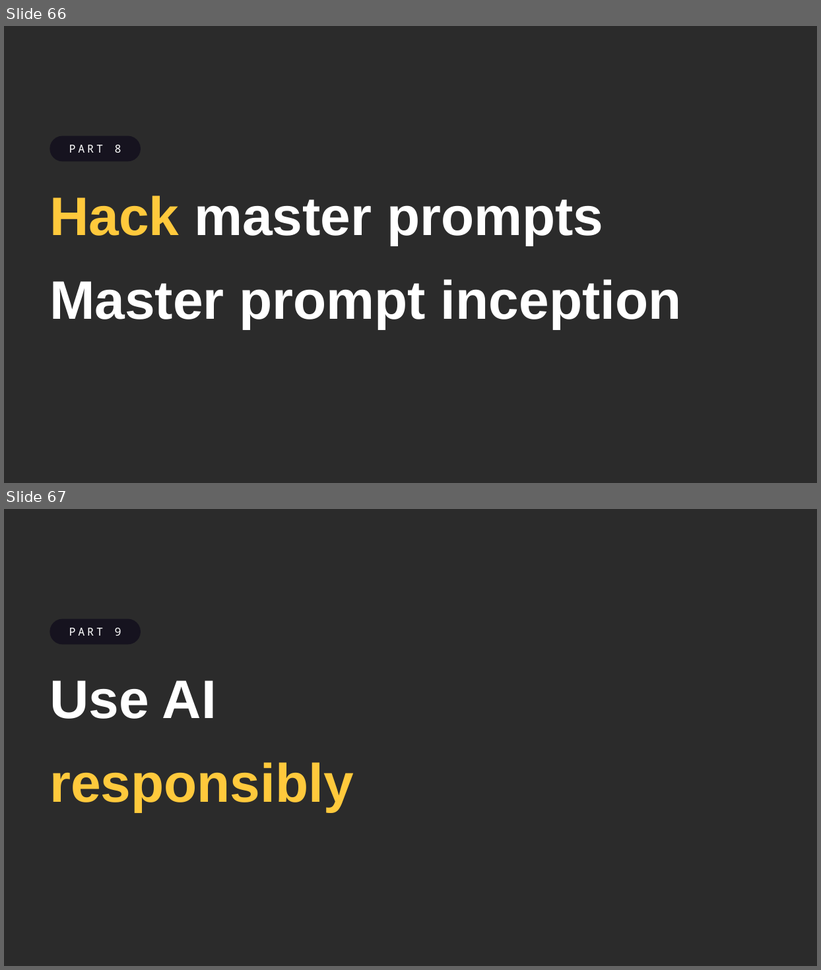
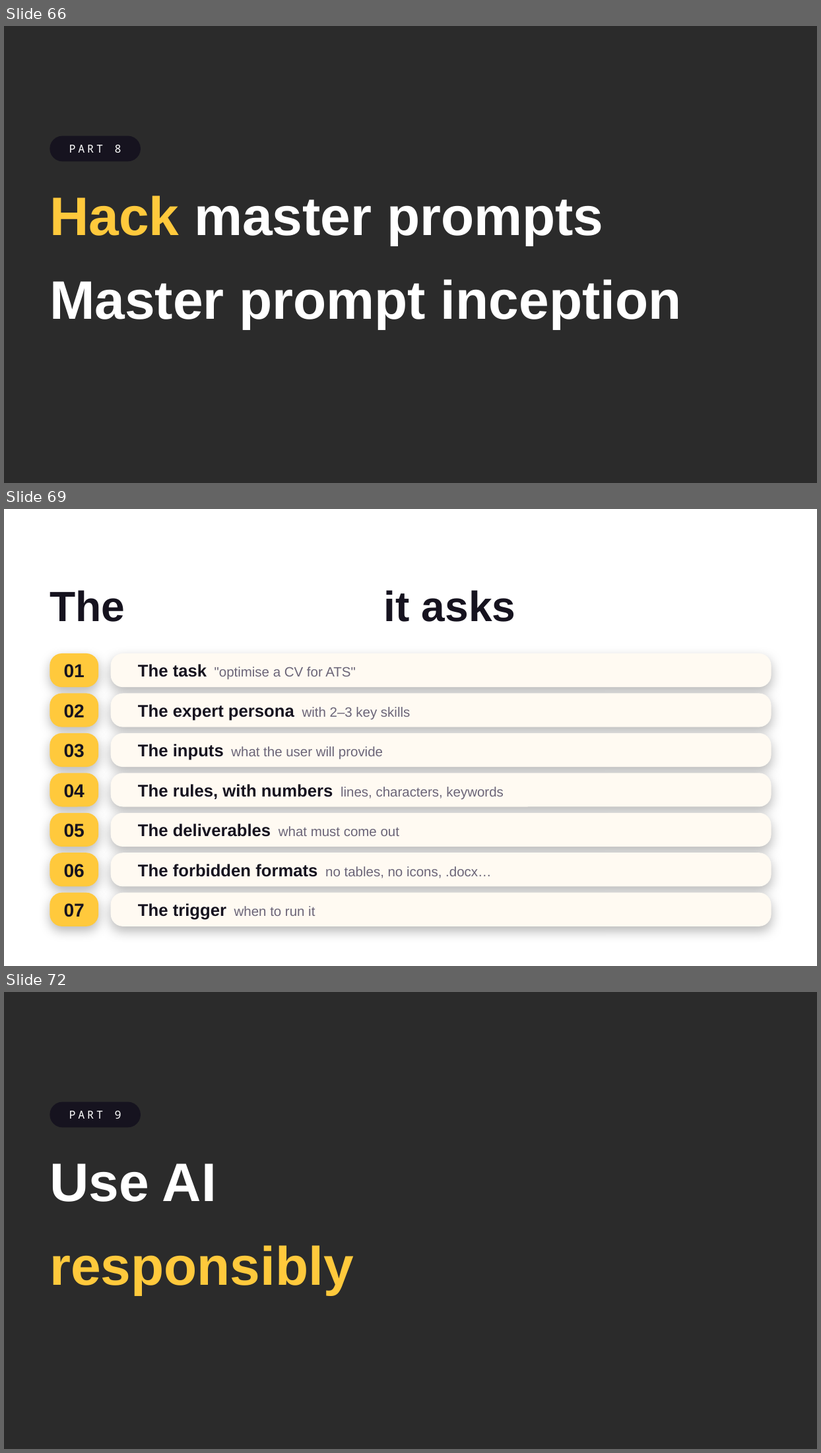
Before and after one commit to ffouladgar-ux/motion-graphics, a slide deck: courses/uca-ai/day2/UCA_AI_Day2.pptx. Shown one above the other, each under a label of ours: slides 66 and 67 before the commit, slides 66, 69 and 72 after it; the slides between them are not shown. The pictures are 821x970 and 821x1453 pixels, drawn with LibreOffice and Linux fonts; fonts in the diff are those of the drawing; background and template pictures are left out; a plain dark background stands for a picture behind light text. Boxes give left, top, right and bottom in pixels: in the first picture for what was removed or moved away, otherwise in the second. Text is boxed around its words. In the diff, an @@ line names an element or a change of style, - is before the commit and + after.

```diff
--- a/courses/uca-ai/day2/UCA_AI_Day2.pptx
+++ b/courses/uca-ai/day2/UCA_AI_Day2.pptx
@@ slide 69 added at <box>4,509,817,966</box>, background picture (left out) @@
@@ title added at <box>50,590,516,622</box>, 50 pt, text #FFFFFF, bold @@
+The 7 questions it asks
@@ rounded rectangle added at <box>50,654,98,687</box>, fill #FFC93C, 22 pt, text #16131F, bold @@
+01
@@ rounded rectangle added at <box>111,654,772,687</box>, fill #FFFAF2, 16 pt, text #6B6578 @@
+The task "optimise a CV for ATS"
@@ rounded rectangle added at <box>50,693,98,727</box>, fill #FFC93C, 22 pt, text #16131F, bold @@
+02
@@ rounded rectangle added at <box>111,693,772,727</box>, fill #FFFAF2, 20 pt, text #16131F, bold @@
+The expert persona with 2–3 key skills
@@ rounded rectangle added at <box>50,733,98,767</box>, fill #FFC93C, 22 pt, text #16131F, bold @@
+03
@@ rounded rectangle added at <box>111,733,772,767</box>, fill #FFFAF2, 16 pt, text #6B6578 @@
+The inputs what the user will provide
@@ rounded rectangle added at <box>50,773,98,807</box>, fill #FFC93C, 22 pt, text #16131F, bold @@
+04
@@ rounded rectangle added at <box>111,773,772,807</box>, fill #FFFAF2, 16 pt, text #6B6578 @@
+The rules, with numbers lines, characters, keywords
@@ rounded rectangle added at <box>50,813,98,847</box>, fill #FFC93C, 22 pt, text #16131F, bold @@
+05
@@ rounded rectangle added at <box>111,813,772,847</box>, fill #FFFAF2, 20 pt, text #16131F, bold @@
+The deliverables what must come out
@@ rounded rectangle added at <box>50,853,98,887</box>, fill #FFC93C, 22 pt, text #16131F, bold @@
+06
@@ rounded rectangle added at <box>111,853,772,887</box>, fill #FFFAF2, 16 pt, text #6B6578 @@
+The forbidden formats no tables, no icons, .docx…
@@ rounded rectangle added at <box>50,893,98,927</box>, fill #FFC93C, 22 pt, text #16131F, bold @@
+07
@@ rounded rectangle added at <box>111,893,772,927</box>, fill #FFFAF2, 16 pt, text #6B6578 @@
+The trigger when to run it
@@ what was slide 67 is now slide 72 @@
```
Also in this commit, not shown: 4 other slides added, 3 other files.
